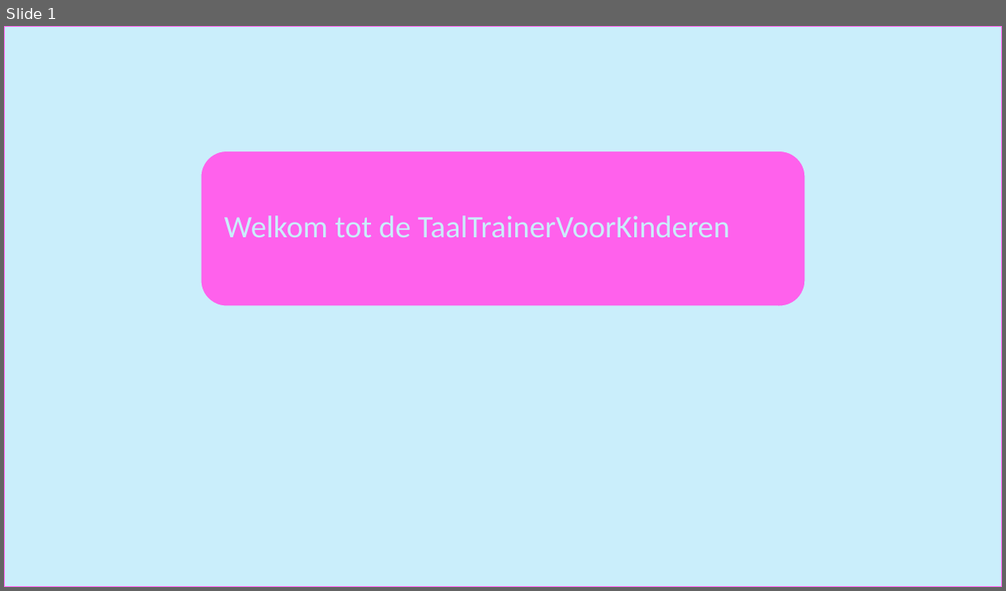
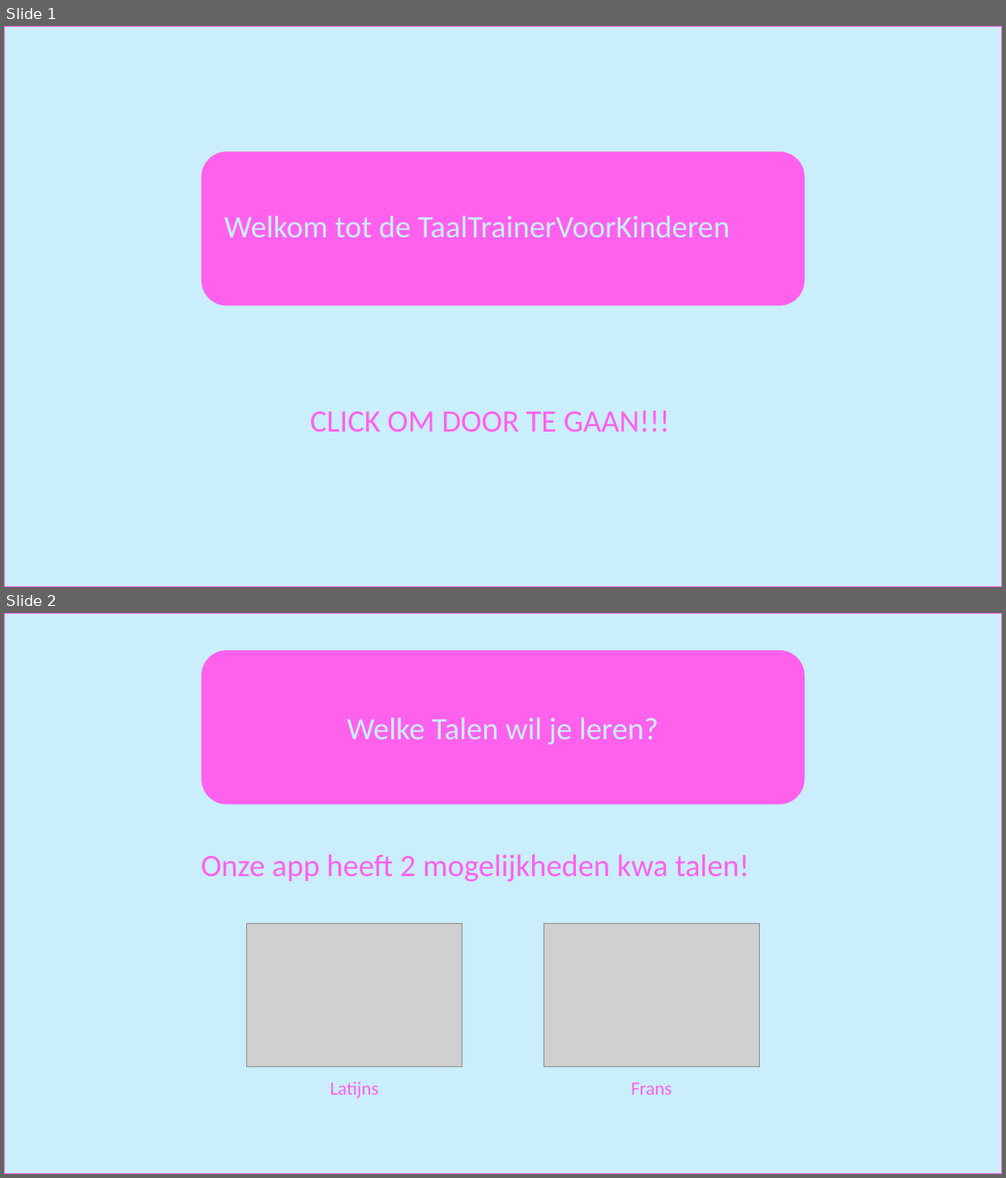
Before and after one commit to MrChicken0FC/taaltrainer-group-2, a slide deck: powerpoint/powerpoint over TaalTrainerVoorKinderen.odp. Shown one above the other, each under a label of ours: slide 1 before the commit, slides 1 and 2 after it. The pictures are 1006x591 and 1006x1178 pixels, drawn with LibreOffice and Linux fonts; fonts in the diff are those of the drawing; grey boxes stand for pictures. Boxes give left, top, right and bottom in pixels: in the first picture for what was removed or moved away, otherwise in the second. Text is boxed around its words. In the diff, an @@ line names an element or a change of style, - is before the commit and + after.

```diff
--- a/powerpoint/powerpoint over TaalTrainerVoorKinderen.odp
+++ b/powerpoint/powerpoint over TaalTrainerVoorKinderen.odp
@@ slide 2 added at (4,613,1002,1174), background #FFFFFF @@
@@ freeform shape added at (4,613,1002,1174), fill #CAEEFB, outline #FF61EC 1.5 pt @@
@@ freeform shape added at (201,649,806,806), fill #FF61EC, outline #CAEEFB 1.5 pt, 30 pt, text #CAEEFB @@
+Welke Talen wil je leren?
@@ text added at (201,854,750,882), 30 pt, text #FF61EC @@
+Onze app heeft 2 mogelijkheden kwa talen!
@@ picture added at (246,924,462,1067) @@
@@ picture added at (543,924,760,1067) @@
@@ text added at (330,1082,379,1098), 18 pt, text #FF61EC @@
+Latijns
@@ text added at (631,1083,671,1095), 18 pt, text #FF61EC @@
+Frans
@@ slide 1 changed as well @@
@@ text added at (310,411,670,432), 30 pt, text #FF61EC @@
+CLICK OM DOOR TE GAAN!!!
```
Also in this commit, not shown: 5 other slides added, 1 slide removed, 17 other files.
